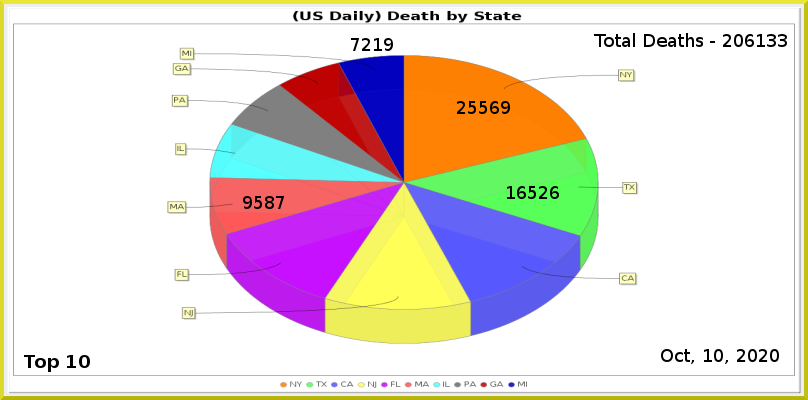
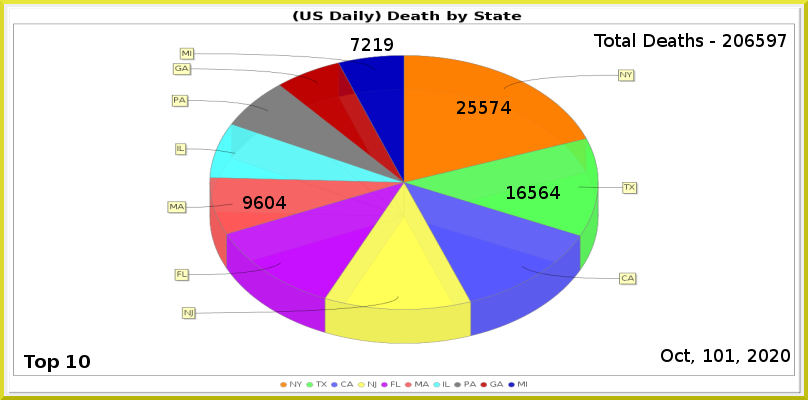
Layers edited between the first and the second 808 x 400 image:
painted on "MA" over [254,196,286,209]
painted on "CA" over [539,186,560,199]
painted on "NY" over [490,101,511,114]
renamed "Total Deaths - 206133" to "Total Deaths - 206597", painted on it over [756,34,787,47]
painted on "Current Date" over [725,349,790,364]
